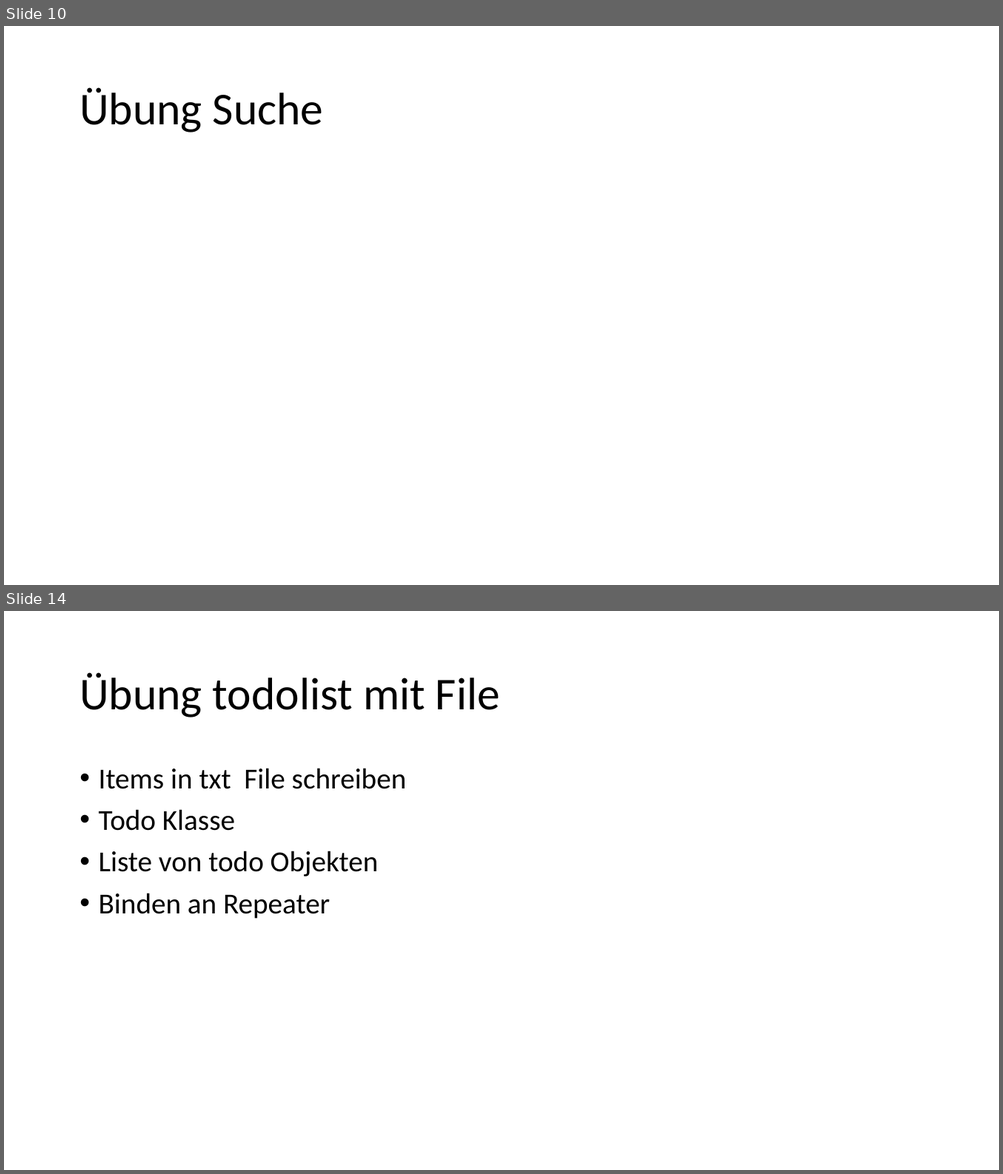
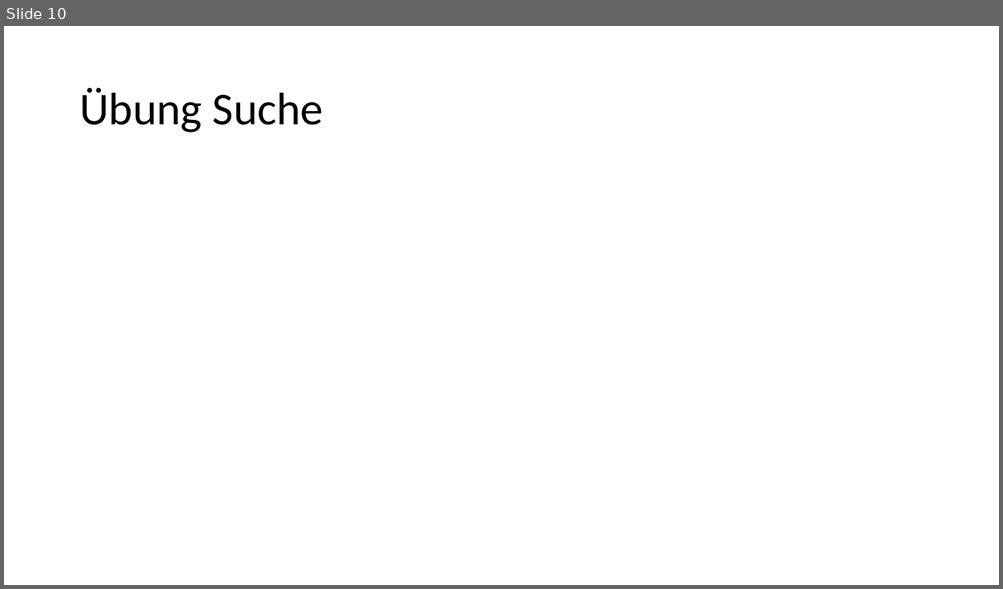
Before and after one commit to ppedvAG/WebformsKurs, a slide deck: 08ManagingDataAccess.pptx. Shown one above the other, each under a label of ours: slides 10 and 14 before the commit, slide 10 after it; the slides between them are not shown. The pictures are 1003x1174 and 1003x589 pixels, drawn with LibreOffice and Linux fonts; fonts in the diff are those of the drawing. Boxes give left, top, right and bottom in pixels: in the first picture for what was removed or moved away, otherwise in the second. Text is boxed around its words. In the diff, an @@ line names an element or a change of style, - is before the commit and + after.

```diff
--- a/08ManagingDataAccess.pptx
+++ b/08ManagingDataAccess.pptx
@@ slide 14 removed at box(4, 611, 999, 1170), background #FFFFFF @@
@@ title removed at box(79, 672, 500, 718) @@
-Übung todolist mit File
@@ text removed at box(99, 768, 407, 919) @@
-• Items in txt File schreiben
-• Todo Klasse
-• Liste von todo Objekten
-• Binden an Repeater
```
Also in this commit, not shown: 1 slide changed, 4 slides added, 16 other slides removed, 34 other files.
